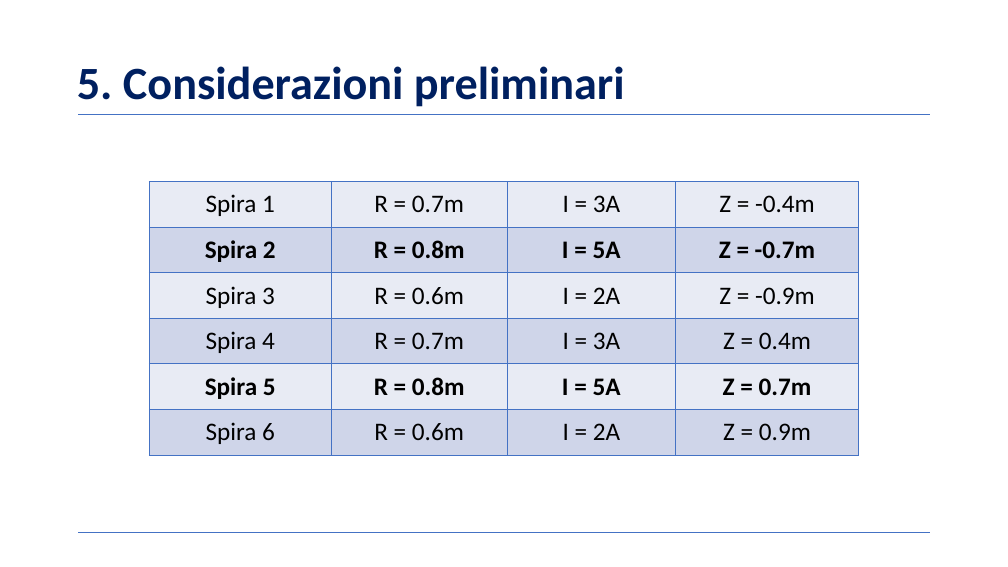
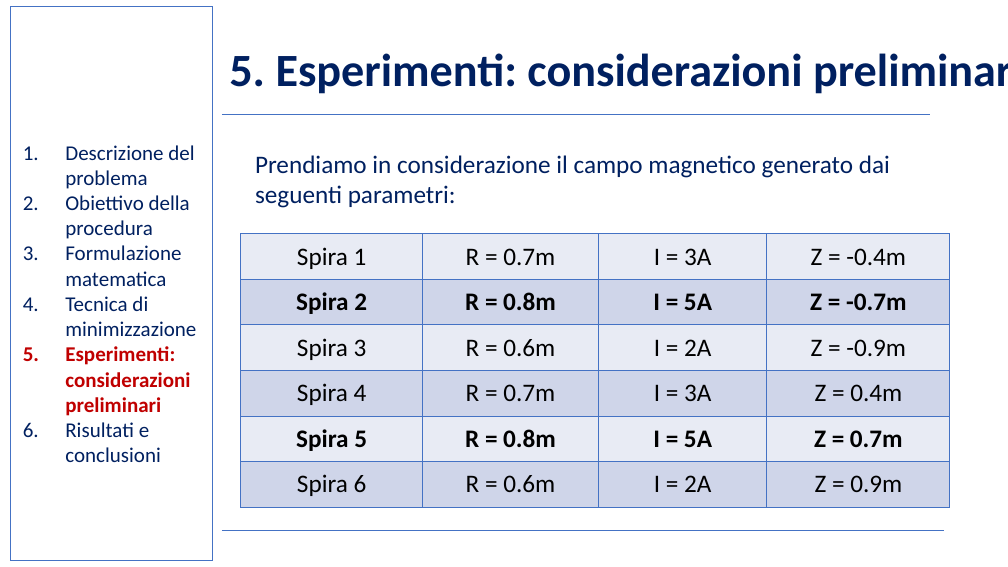
Before and after one commit to BernardoGiordano/NelderMeadMethod, a slide deck: slide 11 of writeup/Slides.pptx. Drawn at 1008x567 pixels with LibreOffice and Linux fonts; fonts in the diff are those of the drawing; background and template pictures are left out. Boxes give left, top, right and bottom in pixels: in the first picture for what was removed or moved away, otherwise in the second. Text is boxed around its words. In the diff, an @@ line names an element or a change of style, - is before the commit and + after.

```diff
--- a/writeup/Slides.pptx
+++ b/writeup/Slides.pptx
@@ rectangle added at box(11, 6, 212, 561), outline #4472C4 1 pt @@
@@ title at box(229, 53, 802, 94): text changed @@
-5. Considerazioni preliminari
+5. Esperimenti: considerazioni preliminari
@@ line moved from (78, 115) - (930, 115) to (222, 115) - (930, 115) @@
@@ text added at box(65, 145, 196, 462), 20 pt, text #002060 @@
+1. Descrizione del problema
+2. Obiettivo della procedura
+3. Formulazione matematica
+4. Tecnica di minimizzazione
+5. Esperimenti: considerazioni preliminari
+6. Risultati e conclusioni
@@ text added at box(255, 155, 890, 208), 24 pt, text #002060 @@
+Prendiamo in considerazione il campo magnetico generato dai seguenti parametri:
@@ table: place and size @@
-table at box(150, 181, 860, 455)
+table at box(240, 234, 951, 507)
@@ line moved from (78, 532) - (930, 532) to (222, 531) - (944, 531) @@
```
Also in this commit, not shown: 18 other slides changed, 9 other files.
